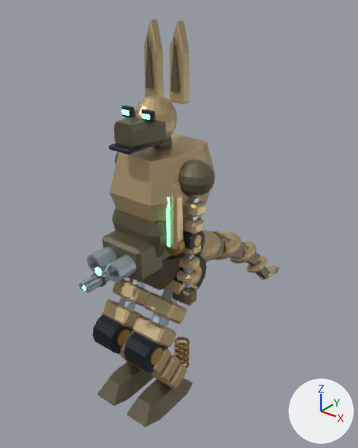
Before and after pictures for a commit that changed the Blender file out/mech_reference/s09/s09.blend.
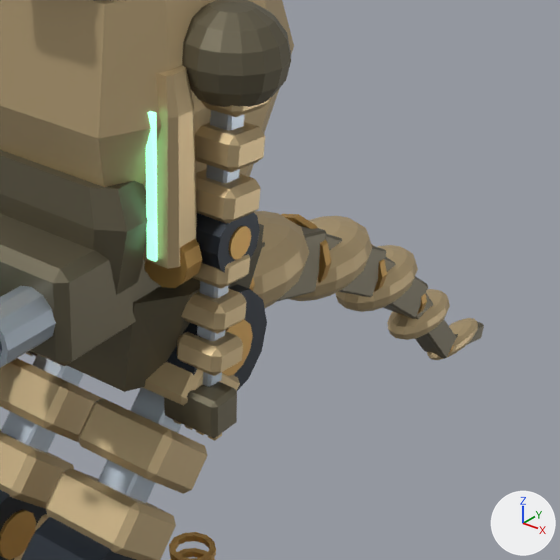
Each version is shown whole from a camera (50 mm lens) standing at (4.74, -5.57, 6.63) and looking at (-0.3, 0.74, 2.72), then close up on the part from 33% to 85% of the width and 36% to 77% of the height. Every picture has the same lights, and +X, +Y and +Z are marked at lower right. The older version's two pictures come first. Both versions are drawn at frame 16 of the action 's09:heavy:elbow_l'; the numbers are the values there.

In view in the first close-up: 'Abdominal armored pouch', 'Armored palm.001', 'Articulated shoulder armor.001', 'Heavy payload armored housing', 'Overlapping tail scale', 'Pelvic armored saddle', 'Retractable armor shield emitter', 'Segmented limb armor.013', 'Segmented limb armor.014', 'Segmented limb armor.019', 'Segmented limb armor.020', 'Thoracic armor shell' and 36 more.
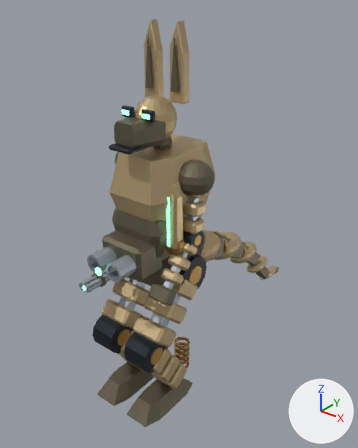
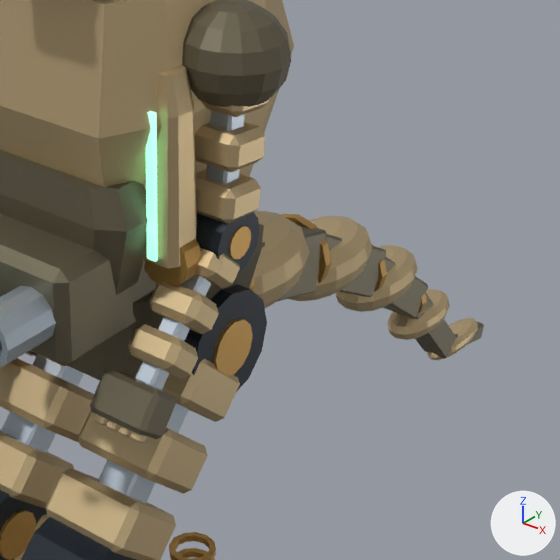
ob_elbow_l is not drawn itself; it is the parent of ob_wrist_l, ob_exposed_load_bearing_piston_003, ob_segmented_limb_armor_009, ob_segmented_limb_armor_010, ob_segmented_limb_armor_011, ob_mechanical_joint_collar_003, ob_joint_axle_cap_003.

What differs and where, as boxes [x1, y1, x2, y2] in the close-ups (560 x 560 px):
'Armored palm.001', turned: before [164, 382, 237, 438]; after [90, 369, 176, 439]
'Segmented limb armor.011', turned: before [177, 331, 243, 376]; after [128, 324, 198, 379]
'Segmented limb armor.010', turned: before [182, 288, 247, 334]; after [149, 282, 219, 334]
'Mechanical joint collar.003', turned: before [196, 213, 260, 273]; after [196, 213, 259, 272]
'Exposed load-bearing piston.003', turned: before [197, 281, 229, 387]; after [135, 275, 211, 390]
'Segmented limb armor.009', turned: before [192, 254, 250, 289]; after [195, 248, 240, 289]
'Joint axle cap.003', turned: before [228, 226, 251, 260]; after [228, 226, 251, 259]
'Individual armored finger.007', turned: before [208, 433, 222, 441]; after [130, 431, 147, 443]
'Individual armored finger.006', turned (mostly hidden before): before [196, 430, 204, 435]; after [118, 426, 132, 438]
'Individual armored finger.005', turned (mostly hidden before): before [185, 425, 193, 430]; after [106, 420, 120, 432]
'Individual armored finger.004', turned (mostly hidden before): before [173, 420, 181, 424]; after [94, 414, 108, 426]
'Joint axle cap.004', unchanged, uncovered by the edit: before [222, 319, 253, 376]; after [213, 318, 253, 376]

The edits, one by one:
Object 'elbow_l' (ob_elbow_l) turns from (0, 0, 0) to (-37, 0, 0) degrees about x, y and z.
